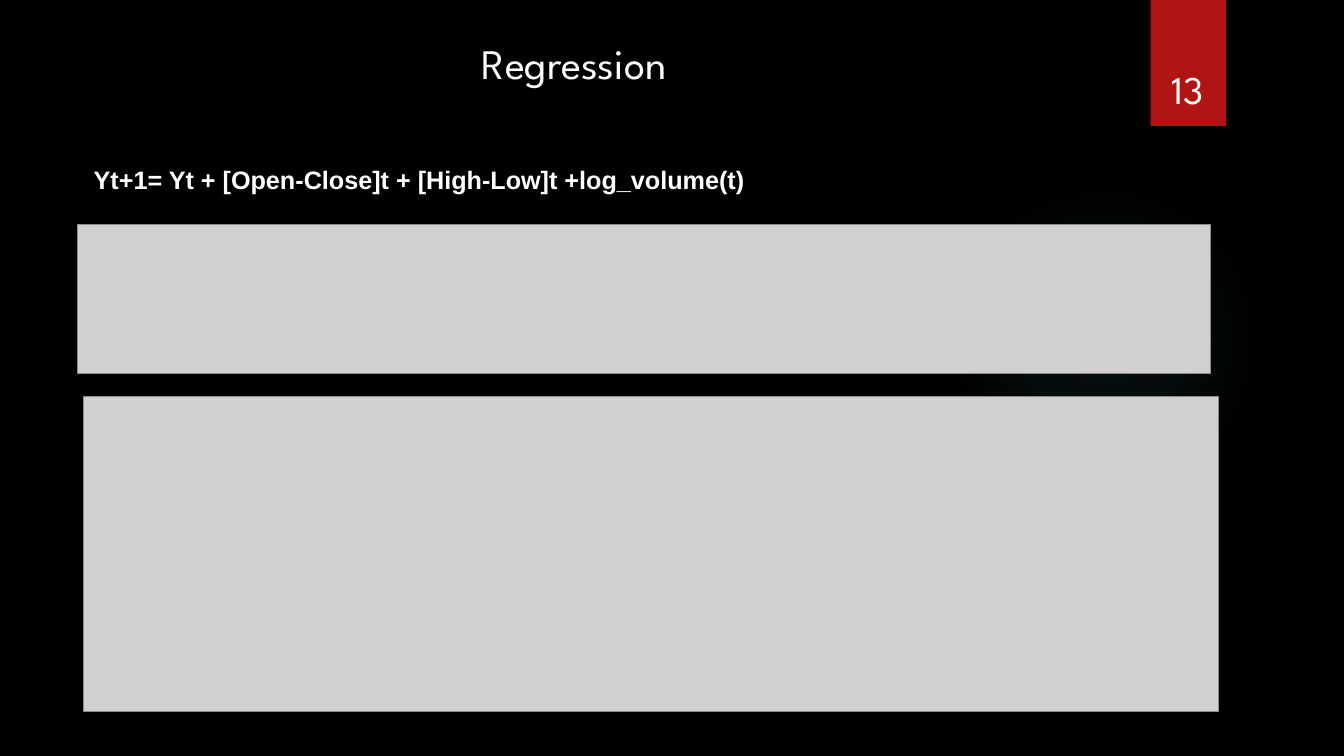
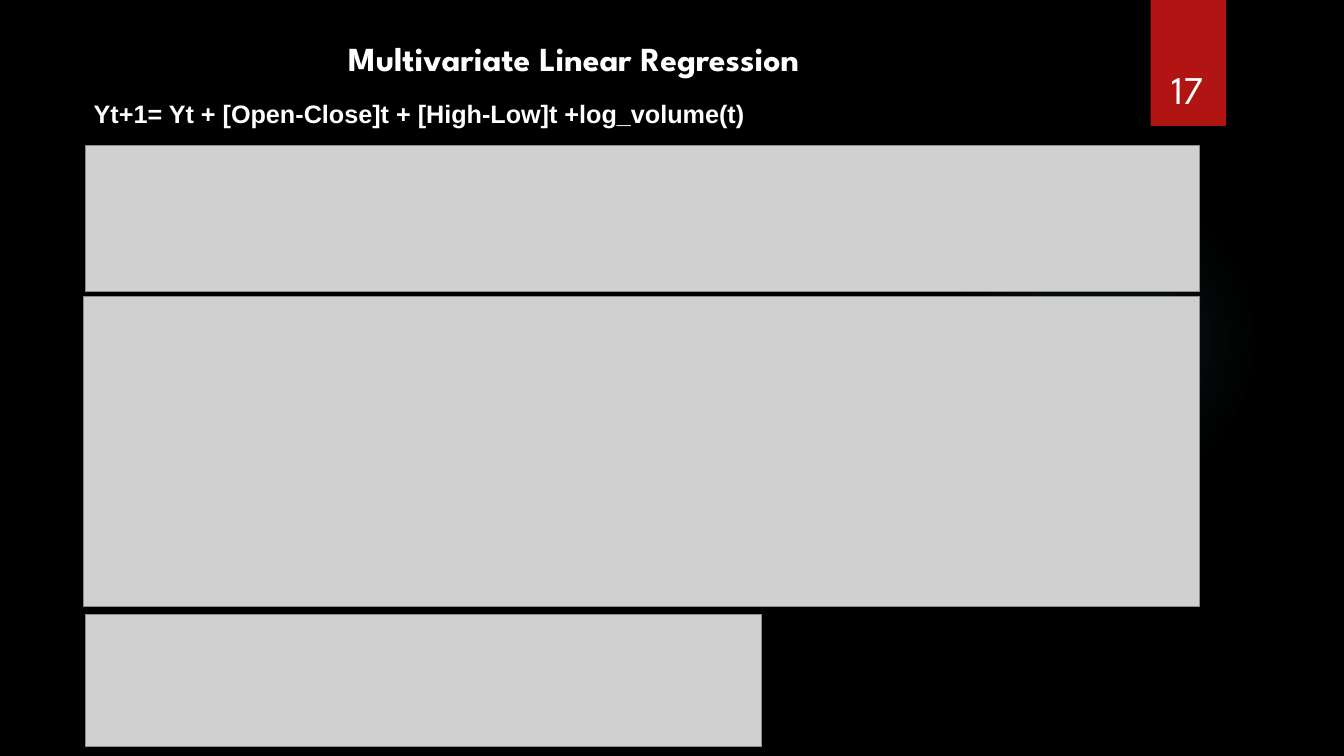
Before and after one commit to satwik2663/Machine-Learning-AMD-Stock-data-analysis-and-Trading-Strategies, a slide deck: slide 17 of Presentation_Final.pptx (slide 13 before the commit). Drawn at 1344x756 pixels with LibreOffice and Linux fonts; fonts in the diff are those of the drawing; grey boxes stand for pictures; background and template pictures are left out. Boxes give left, top, right and bottom in pixels: in the first picture for what was removed or moved away, otherwise in the second. Text is boxed around its words. In the diff, an @@ line names an element or a change of style, - is before the commit and + after.

```diff
--- a/Presentation_Final.pptx
+++ b/Presentation_Final.pptx
@@ text at <box>348,48,799,79</box>: text changed; size 30 to 24 pt; bold on @@
-Regression
+Multivariate Linear Regression
@@ page number at <box>1171,78,1203,104</box>: text changed @@
-13
+17
@@ text "Yt+1= Yt + [Open-Close]t + ...": place and size @@
-text "Yt+1= Yt + [Open-Close]t + ..." at <box>94,170,744,194</box>
+text "Yt+1= Yt + [Open-Close]t + ..." at <box>94,104,744,129</box>
@@ picture: place and size @@
-picture at <box>78,225,1211,374</box>
+picture at <box>86,145,1200,291</box>
@@ picture: place and size @@
-picture at <box>84,397,1219,712</box>
+picture at <box>84,296,1199,606</box>
@@ picture added at <box>86,615,762,747</box> @@
```
Also in this commit, not shown: 6 other slides changed, 16 slides added, 3 slides removed.
